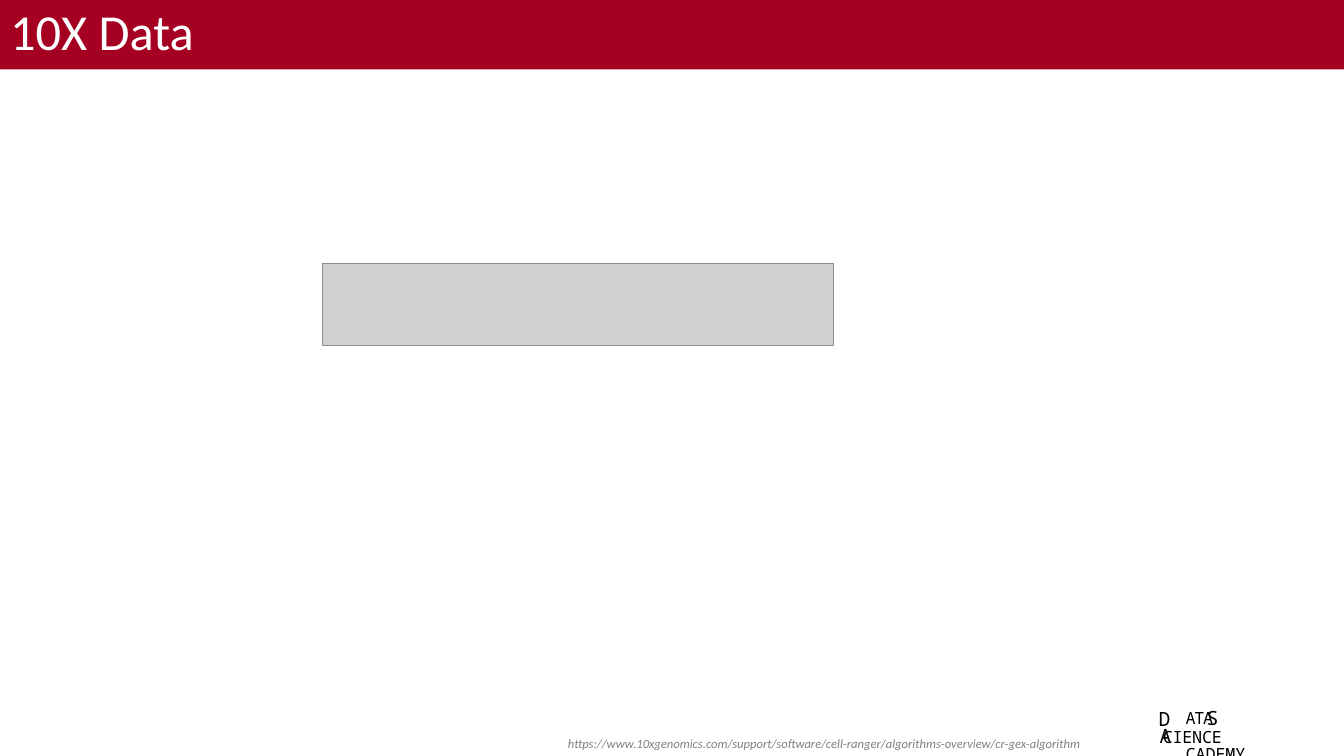
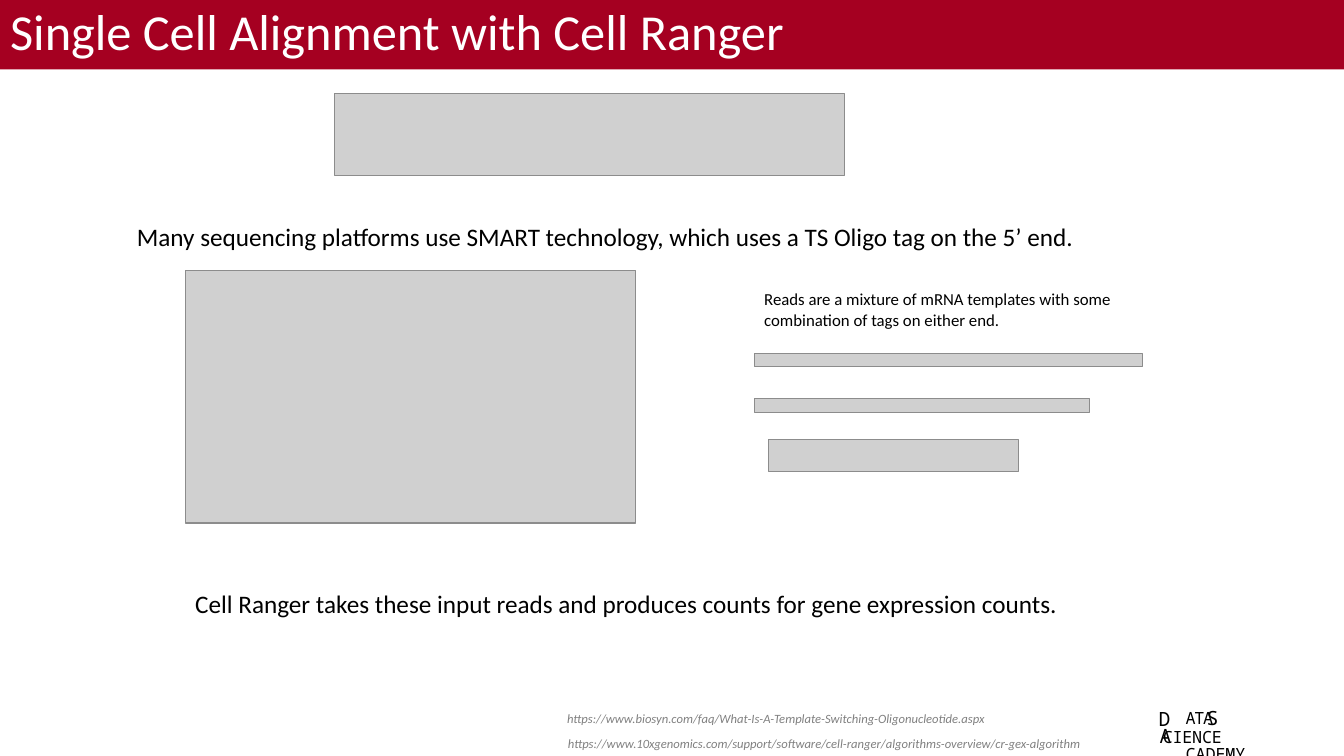
Before and after one commit to bacorli2/scrna_workshop, a slide deck: slide 2 of M2_CellRanger_Alignment/M2_CellRanger.pptx. Drawn at 1344x756 pixels with LibreOffice and Linux fonts; fonts in the diff are those of the drawing; grey boxes stand for pictures; background and template pictures are left out. Boxes give left, top, right and bottom in pixels: in the first picture for what was removed or moved away, otherwise in the second. Text is boxed around its words. In the diff, an @@ line names an element or a change of style, - is before the commit and + after.

```diff
--- a/M2_CellRanger_Alignment/M2_CellRanger.pptx
+++ b/M2_CellRanger_Alignment/M2_CellRanger.pptx
@@ title at bbox=[10, 15, 784, 59]: text changed @@
-10X Data
+Single Cell Alignment with Cell Ranger
@@ picture: place and size @@
-picture at bbox=[323, 264, 834, 346]
+picture at bbox=[335, 94, 846, 175]
@@ text added at bbox=[137, 228, 1072, 251], 18 pt, text #000000 @@
+Many sequencing platforms use SMART technology, which uses a TS Oligo tag on the 5’ end.
@@ picture added at bbox=[186, 270, 636, 523] @@
@@ text added at bbox=[764, 293, 1110, 329], 12 pt, text #000000 @@
+Reads are a mixture of mRNA templates with some combination of tags on either end.
@@ picture added at bbox=[754, 353, 1142, 366] @@
@@ picture added at bbox=[754, 398, 1090, 411] @@
@@ picture added at bbox=[769, 440, 1019, 472] @@
@@ text added at bbox=[195, 595, 1057, 618], 18 pt, text #000000 @@
+Cell Ranger takes these input reads and produces counts for gene expression counts.
@@ text added at bbox=[567, 714, 984, 725], 9 pt, text #808080, italic @@
+https://www.biosyn.com/faq/What-Is-A-Template-Switching-Oligonucleotide.aspx
```
Also in this commit, not shown: 7 other slides changed, 3 slides added, 1 slide removed, 5 other files.
